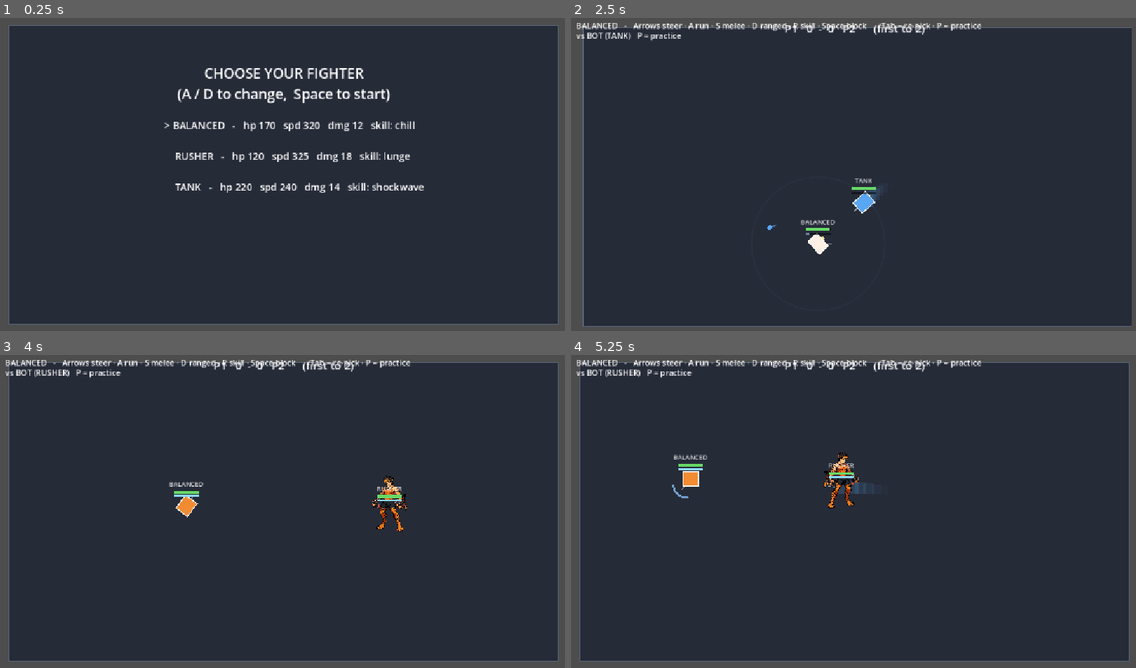
Above: before the commit, frames 1-4 (two rows, left to right).
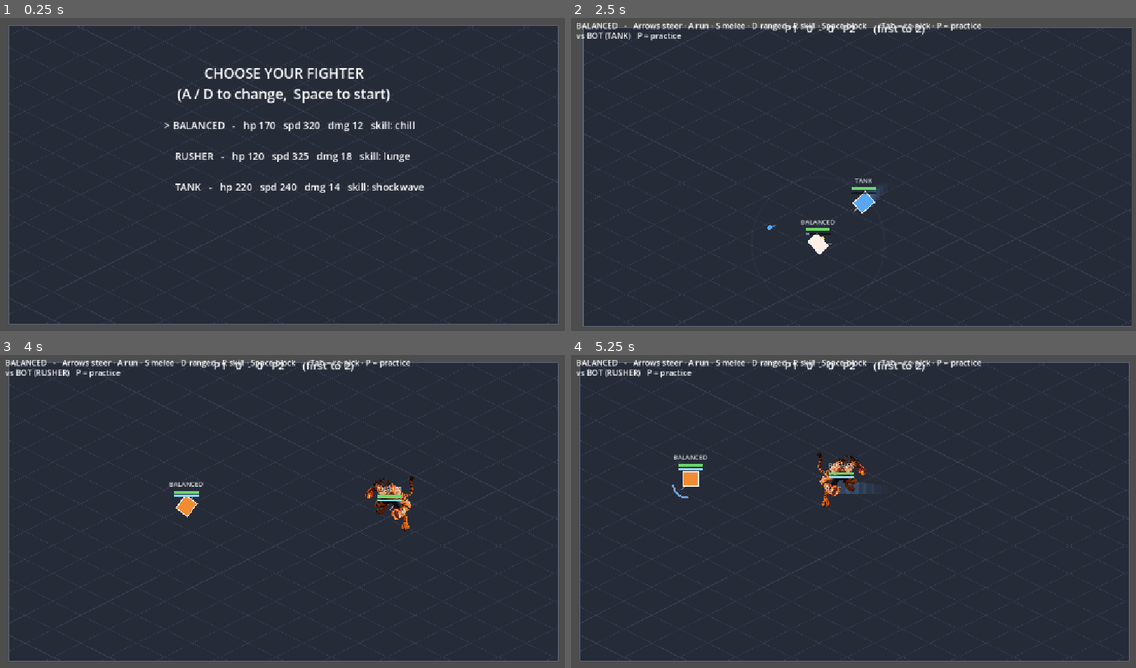
Above: after the commit, the same moments.

Repository: avivuiux/survival-arena
Game: Godot game, scene res://scenes/game.tscn
Two runs of this game, one before a commit and one after it. Both use one fixed random seed, a clock stepped at 60 frames per second and the inputs below.
Inputs:
- Up to frame 1 (0.25 s): no input
- Up to frame 2 (2.5 s): tap Enter at 0.5 s; hold Right 0.53-1.28 s; tap Tab at 0.6 s; tap Space at 0.77, 1.07, 1.52, 1.82, 2.3 s; tap E at 0.8, 1.35 s; hold Down 1.28-2.03 s; tap R at 1.55 s; hold Right from 2.03 s (still down); hold R from 2.03 s (still down)
- Up to frame 3 (4 s): release Right at 2.78 s; release R at 2.78 s; hold Up 2.78-3.53 s; tap Space at 2.85, 3.02, 3.32, 3.77 s; tap Tab at 3.05, 3.6 s; hold Left from 3.53 s (still down); tap E at 3.8 s
- Up to frame 4 (5.25 s): tap Space at 4.07, 4.52, 4.82 s; tap Escape at 4.15 s; tap Shift at 4.35 s; tap R at 4.55 s; release Left at 5.03 s; hold Down from 5.03 s (still down); hold Space from 5.03 s (still down); tap E at 5.1 s

The runs differ from the first frame. In frame 3, 0.6% of the frame differs, in the area x 64-74%, y 38-57%; in frame 4, 0.7%, in the area x 43-53%, y 31-49%.

Commit message:
Session 6 mechanics: net slice-3 locked live + 3D pivot proven
- Online slice-3 LOCKED: Aviv fought a real best-of-3 across two windows,
  server-authoritative host agreed on all results ("מעולה").
- In-arena render decided WITH Aviv: full 3D pivot (reverses the "no 3D" bet).
  Path: greybox facing-snap rejected -> 5-view sprite model -> mirroring breaks
  ZERO's asymmetric identity -> image-to-3D validated -> 3D model is the fighter.
- Proven via two throwaway slices (both Aviv-approved live):
  - scenes/threed_test.tscn: real GLB rotates smoothly on a dark iso floor
    ("נראה מעולה"); locked FANG model = FANG_hero_3d_v1.glb.
  - scenes/arena3d_test.tscn: the exact tuned movement (steer/envelope/glide)
    reused verbatim, driving the 3D FANG in an iso arena - movement feel
    survives the move to 3D ("כן!"). Model front fix = 270deg baked in.
- Greybox facing-snap (F6) kept as vestigial demo; DESIGN.md records the
  full why-3D-won trail. Next: 3D combat feel-test (is the 3D FIGHT fun).

Co-Authored-By: Claude Fable 5 <noreply@anthropic.com>

Diff:
--- a/entities/fighter/fighter.gd
+++ b/entities/fighter/fighter.gd
@@ -135,6 +135,12 @@
 var _winding := false           # attack wind-up: committed, hit not active yet
 var _windup_time := 0.0
 var debug_draw := false         # F3: draw the live velocity vector on this fighter
+# ISO view model (DESIGN.md §In-arena view, Aviv 2026-07-03): the drawn BODY uses one
+# of N directional views (like pro directional sprites), sticky-switched. Everything
+# else - aim, steering, poses, hitboxes - stays CONTINUOUS ("the direction must not snap").
+# 0 = off, 8 = the pro model (8 headings from 5 drawings via mirroring).
+var facing_snap := 0
+var _view_idx := 0              # current sticky view sector
 var _hitbox: Area2D
 var _hurtbox: Area2D
 var _already_hit: Array = []
@@ -587,6 +593,17 @@
 	_windup_time = 0.0
 	active = true
 
+# The body's drawn VIEW: nearest of N headings with a sticky margin (hysteresis), so
+# the view switches decisively and never flickers at a sector boundary. Display only.
+func _view_facing() -> Vector2:
+	var step := TAU / float(facing_snap)
+	var cur_center := float(_view_idx) * step
+	if absf(wrapf(facing.angle() - cur_center, -PI, PI)) > step * 0.5 + 0.14:
+		_view_idx = int(roundf(facing.angle() / step)) % facing_snap
+		if _view_idx < 0:
+			_view_idx += facing_snap
+	return Vector2.from_angle(float(_view_idx) * step)
+
 func _draw() -> void:
 	# momentum trail (behind everything): afterimages fade out, read = "I am moving fast"
 	for t in _trail:
@@ -595,8 +612,17 @@
 		var ts: float = SIZE * (0.55 + 0.35 * ta)          # older = smaller
 		draw_rect(Rect2(lp - Vector2(ts, ts) / 2.0, Vector2(ts, ts)),
 			Color(body_color.r, body_color.g, body_color.b, ta * 0.20))
-	# facing indicator
+	# facing indicator: the aim line is ALWAYS smooth (Aviv: the direction must not snap)
 	draw_line(Vector2.ZERO, facing * (SIZE * 0.9), Color(1, 1, 1, 0.5), 2.0)
+	# ISO view model: a wedge "nose" shows which directional VIEW the sprite would use
+	# right now (sticky-switched) - only the drawn body is discrete, nothing else.
+	if facing_snap > 0:
+		var vf := _view_facing()
+		var vtip := vf * (SIZE * 0.62)
+		var vside := Vector2(-vf.y, vf.x) * (SIZE * 0.26)
+		draw_colored_polygon(PackedVector2Array([
+			vtip, -vf * (SIZE * 0.08) + vside, -vf * (SIZE * 0.08) - vside]),
+			Color(1, 1, 1, 0.8))
 	# DEBUG (F3): live velocity vector (yellow) - shows when momentum diverges from facing
 	if debug_draw and _move_vel.length() > 1.0:
 		var vv := _move_vel * 0.12
--- /dev/null
+++ b/scenes/arena3d_test.tscn
@@ -0,0 +1,6 @@
+[gd_scene load_steps=2 format=3 uid="uid://c3darenafang01"]
+
+[ext_resource type="Script" path="res://scripts/arena3d_test.gd" id="1_a3d"]
+
+[node name="Arena3DTest" type="Node3D"]
+script = ExtResource("1_a3d")
--- /dev/null
+++ b/scenes/threed_test.tscn
@@ -0,0 +1,6 @@
+[gd_scene load_steps=2 format=3 uid="uid://b3dtestfang01"]
+
+[ext_resource type="Script" path="res://scripts/threed_test.gd" id="1_3dt"]
+
+[node name="ThreeDTest" type="Node3D"]
+script = ExtResource("1_3dt")
--- /dev/null
+++ b/scripts/arena3d_test.gd
@@ -0,0 +1,246 @@
+extends Node3D
+
+# =============================================================
+#  THROWAWAY SLICE (DESIGN.md §In-arena view - 3D fork, 2026-07-03).
+#  Riskiest-assumption-first feel test for the 3D pivot: does the TUNED
+#  movement Aviv locked as "מעולה" survive in a 3D iso arena with the real
+#  FANG model? Reuses the EXACT movement model from fighter.gd (same knobs,
+#  same envelope) so the feel is identical - only the render is 3D.
+#  Combat / bot / HP / procedural juice are OUT (next slice). Not wired
+#  into the game; fully reversible.
+# =============================================================
+
+const GLB := "res://concept/characters/fang/FANG_hero_3d_v1.glb"
+
+# --- movement knobs, copied verbatim from entities/fighter/fighter.gd (rusher) ---
+const TURN_RATE := 4.3
+const DRAG := 163.0
+const WALK_SPEED := 150.0
+const ACCEL := 2600.0
+const BOOST_ATTACK_TIME := 1.08
+const BOOST_ATTACK_SHARP := 0.7
+const BOOST_OVERSHOOT := 0.07
+const BOOST_OVERSHOOT_SETTLE := 0.22
+const SPEED := 325.0                 # rusher top speed
+
+# --- arena in SIM pixels (same units as the 2D game, so the feel matches) ---
+const HALF := Vector2(560.0, 320.0)  # half-extents (px); arena = 1120 x 640
+const WORLD_SCALE := 0.01            # 1 sim px = 0.01 world units -> arena ~11.2 x 6.4 units
+const MODEL_H := 1.05                # model height in world units (~10% of arena width, like the game)
+
+var _facing := Vector2.RIGHT
+var _move_vel := Vector2.ZERO
+var _pos := Vector2.ZERO
+var _boost_t := 0.0
+var _boosting_prev := false
+
+var _player: Node3D
+var _yaw_off := deg_to_rad(270.0)    # model front correction (Aviv-tuned: FANG_hero_3d_v1 faces -X)
+var _info: Label
+
+func _ready() -> void:
+	var we := WorldEnvironment.new()
+	var env := Environment.new()
+	env.background_mode = Environment.BG_COLOR
+	env.background_color = Color(0.10, 0.11, 0.15)
+	env.ambient_light_source = Environment.AMBIENT_SOURCE_COLOR
+	env.ambient_light_color = Color(0.55, 0.6, 0.72)
+	env.ambient_light_energy = 0.65
+	we.environment = env
+	add_child(we)
+
+	var key := DirectionalLight3D.new()
+	key.rotation_degrees = Vector3(-55.0, -35.0, 0.0)
+	key.light_energy = 1.3
+	add_child(key)
+	var fill := DirectionalLight3D.new()
+	fill.rotation_degrees = Vector3(-18.0, 130.0, 0.0)
+	fill.light_energy = 0.35
+	add_child(fill)
+
+	_build_floor()
+
+	# Fixed iso camera framing the whole arena (Overwatch-ish tilt).
+	var cam := Camera3D.new()
+	cam.fov = 52.0
+	add_child(cam)
+	cam.look_at_from_position(Vector3(0.0, 10.5, 8.5), Vector3(0.0, 0.4, 0.0), Vector3.UP)
+
+	_player = _spawn_fang()
+	# a stationary FANG to navigate around (scale / speed reference)
+	var dummy := _spawn_fang()
+	dummy.position = Vector3(2.6, 0.0, -0.6)
+	dummy.rotation.y = PI
+
+	var ci := CanvasLayer.new()
+	_info = Label.new()
+	_info.position = Vector2(16.0, 12.0)
+	ci.add_child(_info)
+	add_child(ci)
+	_refresh_info()
+
+func _build_floor() -> void:
+	var mesh := MeshInstance3D.new()
+	var pm := PlaneMesh.new()
+	pm.size = Vector2(HALF.x * 2.0 * WORLD_SCALE, HALF.y * 2.0 * WORLD_SCALE)
+	mesh.mesh = pm
+	var sh := Shader.new()
+	sh.code = """
+shader_type spatial;
+render_mode unshaded;
+uniform vec3 base_col : source_color = vec3(0.13, 0.15, 0.19);
+uniform vec3 line_col : source_color = vec3(0.26, 0.31, 0.40);
+uniform float cells = 14.0;
+void fragment() {
+	vec2 uv = UV * cells;
+	vec2 g = abs(fract(uv - 0.5) - 0.5) / fwidth(uv);
+	float line = min(g.x, g.y);
+	float a = 1.0 - min(line, 1.0);
+	ALBEDO = mix(base_col, line_col, a);
+}
+"""
+	var mat := ShaderMaterial.new()
+	mat.shader = sh
+	mesh.material_override = mat
+	add_child(mesh)
+
+	# bright border frame so the bounds read
+	var border := Color(0.40, 0.46, 0.56)
+	var w := HALF.x * WORLD_SCALE
+	var d := HALF.y * WORLD_SCALE
+	for edge in [
+		[Vector3(-w, 0.02, -d), Vector3(w, 0.02, -d)],
+		[Vector3(-w, 0.02, d), Vector3(w, 0.02, d)],
+		[Vector3(-w, 0.02, -d), Vector3(-w, 0.02, d)],
+		[Vector3(w, 0.02, -d), Vector3(w, 0.02, d)],
+	]:
+		_add_line(edge[0], edge[1], border)
+
+func _add_line(a: Vector3, b: Vector3, col: Color) -> void:
+	var im := ImmediateMesh.new()
+	var mat := StandardMaterial3D.new()
+	mat.shading_mode = BaseMaterial3D.SHADING_MODE_UNSHADED
+	mat.albedo_color = col
+	im.surface_begin(Mesh.PRIMITIVE_LINES, mat)
+	im.surface_add_vertex(a)
+	im.surface_add_vertex(b)
+	im.surface_end()
+	var mi := MeshInstance3D.new()
+	mi.mesh = im
+	add_child(mi)
+
+func _spawn_fang() -> Node3D:
+	var packed: PackedScene = load(GLB)
+	if packed == null:
+		push_error("GLB failed to load (needs import?): " + GLB)
+		return Node3D.new()
+	var m: Node3D = packed.instantiate()
+	add_child(m)
+	var aabb := _combined_aabb(m)
+	var h: float = maxf(aabb.size.y, 0.001)
+	var s := MODEL_H / h
+	m.scale = Vector3(s, s, s)
+	var c := aabb.position + aabb.size * 0.5
+	# center horizontally, feet at y=0
+	m.position = Vector3(-c.x * s, -aabb.position.y * s, -c.z * s)
+	return m
+
+func _process(delta: float) -> void:
+	var in_dir := Vector2.ZERO
+	if Input.is_physical_key_pressed(KEY_LEFT): in_dir.x -= 1.0
+	if Input.is_physical_key_pressed(KEY_RIGHT): in_dir.x += 1.0
+	if Input.is_physical_key_pressed(KEY_UP): in_dir.y -= 1.0
+	if Input.is_physical_key_pressed(KEY_DOWN): in_dir.y += 1.0
+	var booster := Input.is_physical_key_pressed(KEY_A)
+
+	if in_dir != Vector2.ZERO:
+		in_dir = in_dir.normalized()
+		var diff := wrapf(in_dir.angle() - _facing.angle(), -PI, PI)
+		_facing = _facing.rotated(clampf(diff, -TURN_RATE * delta, TURN_RATE * delta))
+
+	if booster:
+		if not _boosting_prev:
+			_boost_t = _attack_time_for_speed(_move_vel.length())
+		else:
+			_boost_t += delta
+		_boosting_prev = true
+		_move_vel = _facing * _boost_speed(_boost_t)
+	else:
+		_boosting_prev = false
+		_boost_t = 0.0
+		var cur := _move_vel.length()
+		if in_dir != Vector2.ZERO:
+			var mag: float
+			if cur > WALK_SPEED:
+				mag = move_toward(cur, WALK_SPEED, DRAG * delta)
+			else:
+				mag = move_toward(cur, WALK_SPEED, ACCEL * delta)
+			_move_vel = _facing * mag
+		else:
+			_move_vel = _facing * move_toward(cur, 0.0, DRAG * delta)
+
+	_pos += _move_vel * delta
+	_pos.x = clampf(_pos.x, -HALF.x, HALF.x)
+	_pos.y = clampf(_pos.y, -HALF.y, HALF.y)
+
+	if _player:
+		_player.position = Vector3(_pos.x * WORLD_SCALE, 0.0, _pos.y * WORLD_SCALE)
+		var fwd := Vector3(_facing.x, 0.0, _facing.y)
+		_player.rotation.y = atan2(fwd.x, fwd.z) + _yaw_off
+
+	_refresh_info()
+	if Input.is_physical_key_pressed(KEY_ESCAPE):
+		get_tree().quit()
+
+func _input(event: InputEvent) -> void:
+	if not (event is InputEventKey and event.pressed and not event.echo):
+		return
+	if event.keycode == KEY_BRACKETLEFT:
+		_yaw_off -= deg_to_rad(15.0)
+	elif event.keycode == KEY_BRACKETRIGHT:
+		_yaw_off += deg_to_rad(15.0)
+
+func _refresh_info() -> void:
+	if not _info:
+		return
+	var spd := _move_vel.length()
+	_info.text = "3D ARENA SLICE  ·  Arrows steer · A run · [ ] fix model front · Esc quit\nspeed %4.0f / %d  (%3.0f%%)   facing %4.0f°   yaw-fix %3.0f°\n(movement = exact game feel; combat + juice come next slice)" % [
+		spd, int(SPEED), spd / SPEED * 100.0, rad_to_deg(_facing.angle()), rad_to_deg(_yaw_off)]
+
+# --- envelope functions, copied verbatim from fighter.gd (Aviv's tuned curve) ---
+func _boost_speed(t: float) -> float:
+	var x := clampf(t / BOOST_ATTACK_TIME, 0.0, 1.0)
+	var base := (1.0 - pow(1.0 - x, BOOST_ATTACK_SHARP)) * SPEED
+	if BOOST_OVERSHOOT > 0.0 and t >= BOOST_ATTACK_TIME:
+		var peak := SPEED * (1.0 + BOOST_OVERSHOOT)
+		var dt := t - BOOST_ATTACK_TIME
+		if dt < BOOST_OVERSHOOT_SETTLE:
+			var k := dt / BOOST_OVERSHOOT_SETTLE
+			return peak + (SPEED - peak) * (1.0 - pow(1.0 - k, 2.0))
+		return SPEED
+	return base
+
+func _attack_time_for_speed(v: float) -> float:
+	var frac := clampf(v / SPEED, 0.0, 0.999)
+	var x := 1.0 - pow(1.0 - frac, 1.0 / BOOST_ATTACK_SHARP)
+	return x * BOOST_ATTACK_TIME
+
+func _combined_aabb(node: Node) -> AABB:
+	var acc := AABB()
+	var has := false
+	for mi in _mesh_instances(node):
+		var a: AABB = mi.get_global_transform() * mi.get_aabb()
+		if not has:
+			acc = a
+			has = true
+		else:
+			acc = acc.merge(a)
+	return acc if has else AABB(Vector3(-0.5, 0.0, -0.5), Vector3.ONE)
+
+func _mesh_instances(node: Node) -> Array:
+	var out: Array = []
+	if node is MeshInstance3D:
+		out.append(node)
+	for child in node.get_children():
+		out.append_array(_mesh_instances(child))
+	return out
--- a/scripts/game.gd
+++ b/scripts/game.gd
@@ -18,7 +18,7 @@
 # spread narrowed so no matchup is wildly lopsided ("bot has more HP than me").
 const ARCHETYPES := {
 	"balanced": {"hp": 170, "speed": 320.0, "damage": 12, "atk_cd": 0.34, "skill": "chill"},
-	"rusher":   {"hp": 120, "speed": 325.0, "damage": 18, "atk_cd": 0.26, "skill": "lunge", "art": "res://concept/characters/fang/FANG_rigpose_FINAL.png"},
+	"rusher":   {"hp": 120, "speed": 325.0, "damage": 18, "atk_cd": 0.26, "skill": "lunge", "art": "res://concept/characters/fang/FANG_ingame_v1_cutout.png"},
 	"tank":     {"hp": 220, "speed": 240.0, "damage": 14, "atk_cd": 0.40, "skill": "shockwave"},
 }
 const WINS_NEEDED := 2           # best-of-3: first to 2 round wins takes the match
@@ -49,6 +49,7 @@
 var _debug := false
 var _slowmo := false
 var _debug_label: Label
+var _facing_snap := 0             # ISO facing test (F6): 0 = off, 4, 8 - display-only
 
 func _ready() -> void:
 	arena_center = get_viewport_rect().size / 2.0
@@ -186,6 +187,17 @@
 	elif event.keycode == KEY_F4:
 		_slowmo = not _slowmo
 		Engine.time_scale = 0.25 if _slowmo else 1.0
+	elif event.keycode == KEY_F6:
+		# ISO view model (DESIGN.md §In-arena view): toggle the 8-heading body view
+		# (5 drawings via mirroring). Aim/steering/poses stay continuous either way.
+		_facing_snap = 8 if _facing_snap == 0 else 0
+		for f in _fighters:
+			f.facing_snap = _facing_snap
+			f.queue_redraw()
+		var snap_txt := "OFF" if _facing_snap == 0 else "ON - 8 views, sticky switch (wedge = the sprite's view)"
+		_mode_label.text = "ISO body-view: %s   (F6 toggles)" % snap_txt
+		_mode_label.visible = true
+		queue_redraw()
 
 func _refresh_select() -> void:
 	var t := ""
@@ -221,6 +233,8 @@
 	_p2.is_bot = true            # opponent always a bot (single-client; stand-in for remote players)
 	_p1.debug_draw = _debug
 	_p2.debug_draw = _debug
+	_p1.facing_snap = _facing_snap
+	_p2.facing_snap = _facing_snap
 	_p1_score = 0
 	_p2_score = 0
 	_score_label.visible = true
@@ -385,11 +399,38 @@
 		("ON" if _slowmo else "off"), spd, int(top), (spd / maxf(top, 1.0) * 100.0),
 		phase, _p1._boost_t, face_ang, vel_ang, d_ang, ("HELD" if a_held else "-")]
 
+# ISO floor grid: two families of 2:1-slope lines (the classic iso diamond), clipped
+# to the floor rect. Visual only.
+func _draw_iso_grid(rect: Rect2) -> void:
+	var spacing := 56.0
+	var col := Color(0.21, 0.24, 0.31)
+	for sgn in [1.0, -1.0]:
+		var slope: float = 0.5 * sgn
+		# y-intercept range so every line crossing the rect is covered
+		var b1: float = rect.position.y - slope * rect.position.x
+		var b2: float = rect.position.y - slope * rect.end.x
+		var b3: float = rect.end.y - slope * rect.position.x
+		var b4: float = rect.end.y - slope * rect.end.x
+		var lo: float = minf(minf(b1, b2), minf(b3, b4))
+		var hi: float = maxf(maxf(b1, b2), maxf(b3, b4))
+		var b: float = floorf(lo / spacing) * spacing
+		while b <= hi:
+			# clip y = slope*x + b to the rect via the x-range where y stays inside
+			var xa: float = (rect.position.y - b) / slope
+			var xb: float = (rect.end.y - b) / slope
+			var xlo: float = maxf(rect.position.x, minf(xa, xb))
+			var xhi: float = minf(rect.end.x, maxf(xa, xb))
+			if xlo < xhi:
+				draw_line(Vector2(xlo, slope * xlo + b), Vector2(xhi, slope * xhi + b), col, 1.0)
+			b += spacing
+
 func _draw() -> void:
-	# Full-screen arena floor + border.
+	# Full-screen arena floor + border. ISO test: a 2:1 diamond grid tilts the ground
+	# plane for the eye (presentation only - bounds + clamp unchanged).
 	var vp := get_viewport_rect().size
 	var rect := Rect2(Vector2(ARENA_MARGIN, ARENA_MARGIN), vp - Vector2(ARENA_MARGIN, ARENA_MARGIN) * 2.0)
 	draw_rect(rect, Color(0.15, 0.17, 0.22), true)
+	_draw_iso_grid(rect)
 	draw_rect(rect, Color(0.35, 0.40, 0.48), false, 2.0)
 
 	for s in _sparks:
--- /dev/null
+++ b/scripts/threed_test.gd
@@ -0,0 +1,156 @@
+extends Node3D
+
+# =============================================================
+#  THROWAWAY SLICE (DESIGN.md §In-arena view - 3D fork, 2026-07-03).
+#  Prove that a rotating 3D model reads well at arena scale on the dark
+#  floor and KILLS the snap problem (a 3D model rotates continuously to
+#  any heading). One FANG GLB, iso-ish camera, continuous Y-rotation by
+#  input. NOT wired into the game - fully reversible. If Aviv likes it,
+#  we plan the real 3D-in-2D integration; if not, we revert to sprites.
+# =============================================================
+
+# Two candidate 3D FANGs the concept lane produced (Tab cycles them).
+const GLBS := [
+	"res://concept/characters/fang/FANG_hero_3d_v1.glb",   # leveled-up hero design (default)
+	"res://concept/characters/fang/FANG_3d_v2_tripo.glb",  # earlier tank-top version
+]
+const GLB_NAMES := ["FANG hero-v1", "FANG v2 (tank-top)"]
+const TURN := 2.4          # rad/s manual rotation
+const AUTO := 0.5          # gentle idle spin so smoothness reads even hands-off
+
+var _model: Node3D
+var _glb_idx := 0
+var _yaw := 0.0
+var _auto := true
+var _info: Label
+
+func _ready() -> void:
+	# Dark arena-like environment (matches game.gd floor RGB).
+	var we := WorldEnvironment.new()
+	var env := Environment.new()
+	env.background_mode = Environment.BG_COLOR
+	env.background_color = Color(0.15, 0.17, 0.22)
+	env.ambient_light_source = Environment.AMBIENT_SOURCE_COLOR
+	env.ambient_light_color = Color(0.55, 0.6, 0.72)
+	env.ambient_light_energy = 0.7
+	we.environment = env
+	add_child(we)
+
+	# Key + subtle fill so the model reads regardless of its material.
+	var key := DirectionalLight3D.new()
+	key.rotation_degrees = Vector3(-52.0, -38.0, 0.0)
+	key.light_energy = 1.35
+	add_child(key)
+	var fill := DirectionalLight3D.new()
+	fill.rotation_degrees = Vector3(-20.0, 140.0, 0.0)
+	fill.light_energy = 0.4
+	add_child(fill)
+
+	# A simple ground plane so the iso read has a floor (like the arena).
+	var floor_mesh := MeshInstance3D.new()
+	var pm := PlaneMesh.new()
+	pm.size = Vector2(8.0, 8.0)
+	floor_mesh.mesh = pm
+	var fmat := StandardMaterial3D.new()
+	fmat.albedo_color = Color(0.15, 0.17, 0.22)
+	floor_mesh.material_override = fmat
+	add_child(floor_mesh)
+
+	# Iso-ish camera: above + back, looking down at mid-body (Overwatch-ish).
+	var cam := Camera3D.new()
+	cam.fov = 40.0
+	add_child(cam)
+	cam.look_at_from_position(Vector3(0.0, 2.6, 4.2), Vector3(0.0, 1.0, 0.0), Vector3.UP)
+
+	var ci := CanvasLayer.new()
+	_info = Label.new()
+	_info.position = Vector2(16.0, 12.0)
+	ci.add_child(_info)
+	add_child(ci)
+
+	_load_model()
+
+# (Re)load the current candidate GLB, framed to a fixed height with feet at y=0.
+func _load_model() -> void:
+	if _model:
+		_model.queue_free()
+		_model = null
+	var path: String = GLBS[_glb_idx]
+	var packed: PackedScene = load(path)
+	if packed == null:
+		push_error("GLB failed to load (needs import?): " + path)
+		_show_error()
+		return
+	_model = packed.instantiate()
+	add_child(_model)
+
+	# Frame at identity (rotation 0) so the AABB is axis-aligned, THEN apply yaw.
+	var aabb := _combined_aabb(_model)
+	var h: float = maxf(aabb.size.y, 0.001)
+	var target_h := 2.0
+	var s := target_h / h
+	_model.scale = Vector3(s, s, s)
+	var c := aabb.position + aabb.size * 0.5
+	_model.position = Vector3(-c.x * s, -aabb.position.y * s, -c.z * s)
+	_model.rotation.y = _yaw
+	_refresh_info()
+
+func _refresh_info() -> void:
+	if _info:
+		_info.text = "3D SLICE  ·  %s   (Tab = swap model)\nLeft/Right (or A/D) = rotate  ·  Space = auto-spin  ·  Esc = quit" % GLB_NAMES[_glb_idx]
+
+func _process(delta: float) -> void:
+	var turn := 0.0
+	if Input.is_physical_key_pressed(KEY_LEFT) or Input.is_physical_key_pressed(KEY_A):
+		turn -= 1.0
+	if Input.is_physical_key_pressed(KEY_RIGHT) or Input.is_physical_key_pressed(KEY_D):
+		turn += 1.0
+	if turn != 0.0:
+		_auto = false
+		_yaw += turn * TURN * delta
+	elif _auto:
+		_yaw += AUTO * delta
+	if _model:
+		_model.rotation.y = _yaw
+	if Input.is_physical_key_pressed(KEY_ESCAPE):
+		get_tree().quit()
+
+func _input(event: InputEvent) -> void:
+	if not (event is InputEventKey and event.pressed and not event.echo):
+		return
+	if event.keycode == KEY_SPACE:
+		_auto = not _auto
+	elif event.keycode == KEY_TAB:
+		_glb_idx = (_glb_idx + 1) % GLBS.size()
+		_load_model()
+
+func _show_error() -> void:
+	var ci := CanvasLayer.new()
+	var l := Label.new()
+	l.position = Vector2(16.0, 40.0)
+	l.text = "GLB failed to load - run the editor once to import, then relaunch."
+	ci.add_child(l)
+	add_child(ci)
+
+# Combined AABB over all MeshInstance3D descendants, in the model-root frame.
+# Called while _model sits at identity (before we scale/move it), so each mesh's
+# global transform equals its model-local transform.
+func _combined_aabb(node: Node) -> AABB:
+	var acc := AABB()
+	var has := false
+	for mi in _mesh_instances(node):
+		var a: AABB = mi.get_global_transform() * mi.get_aabb()
+		if not has:
+			acc = a
+			has = true
+		else:
+			acc = acc.merge(a)
+	return acc if has else AABB(Vector3(-0.5, 0.0, -0.5), Vector3.ONE)
+
+func _mesh_instances(node: Node) -> Array:
+	var out: Array = []
+	if node is MeshInstance3D:
+		out.append(node)
+	for child in node.get_children():
+		out.append_array(_mesh_instances(child))
+	return out
Not shown, added: scripts/net_fight.gd.uid
Not shown, added: scripts/net_test.gd.uid
Not shown, added: scripts/threed_test.gd.uid
Not shown, changed: DESIGN.md
Not shown, changed: HANDOFF.md
Not shown, changed: NET.md
